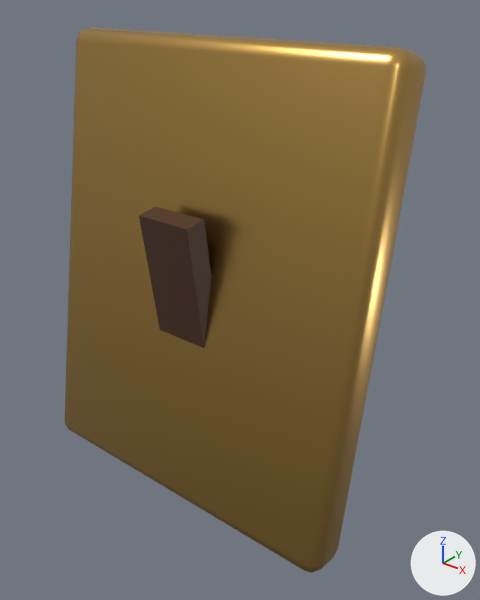
One commit to the FBX model Assets/Game/Resources/Models/Props/Frame_Small.fbx: the scene before it, then after it.
Rendered twice from a 50 mm camera at (0.1082, -0.1086, 0.1369) aimed at (0.0148, 0.0081, 0.0645). The axes (+X, +Y, +Z) are drawn at lower right. The lights are the same throughout. The picture after the commit comes second. Where no turn or scale is listed for an object, it has been applied to the vertices.

In view in the first picture: 'Frame_Small'.
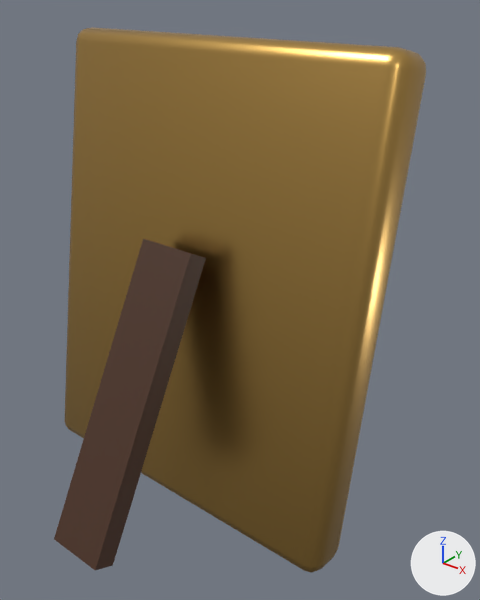
Patch to the scene script:
```diff
--- a/Assets/Game/Resources/Models/Props/Frame_Small.fbx.py
+++ b/Assets/Game/Resources/Models/Props/Frame_Small.fbx.py
@@ me_frame_small @@
 # used by ob_frame_small; location = (0.0, 0.0, 0.0)
-me_frame_small.from_pydata(...)  # 160 vertices, 158 faces; spans x -0.0495..0.0495, y -0.0059..0.0292, z 0.0014..0.1246
+me_frame_small.from_pydata(...)  # 160 vertices, 158 faces; spans x -0.0495..0.0495, y -0.0394..0.0292, z 0.0014..0.1246
+# me_frame_small part 1: the loose piece of 8 vertices spanning x -0.008..0.008, y -0.0028..0.0142, z 0.0054..0.0855 is turned -36 degrees about the x axis through its middle, then moved by (0.0, -0.0237, -0.0038)
 me_frame_small.materials.append(mat_brass_c9a15a)
```

Location of each change, [x1, y1, x2, y2] in pixels of the pictures (480 x 600 px; the box of a moved part takes in the faces that stretch with it):
'Frame_Small', reshaped
    before: [65, 27, 426, 573]
    after: [54, 27, 426, 573]
part 1 of me_frame_small, moved or reshaped
    before: [139, 207, 211, 348]
    after: [54, 239, 206, 570]
